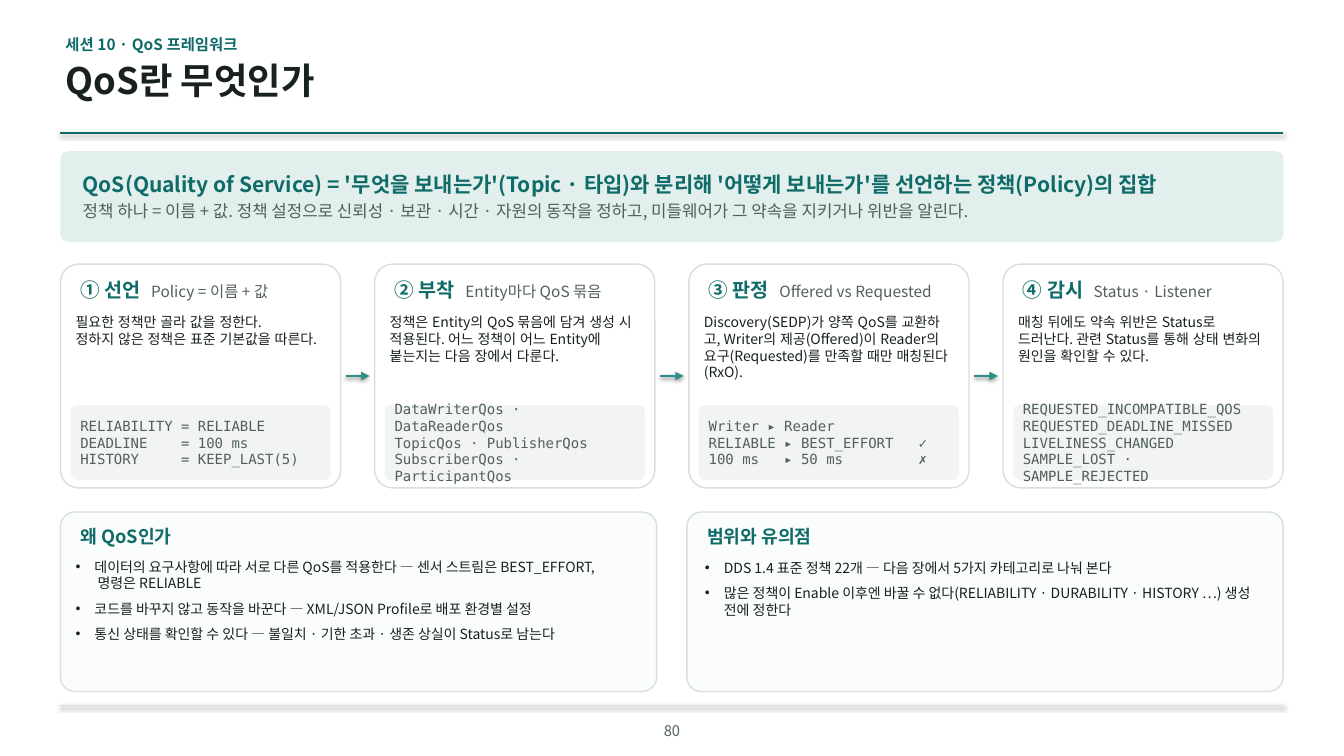
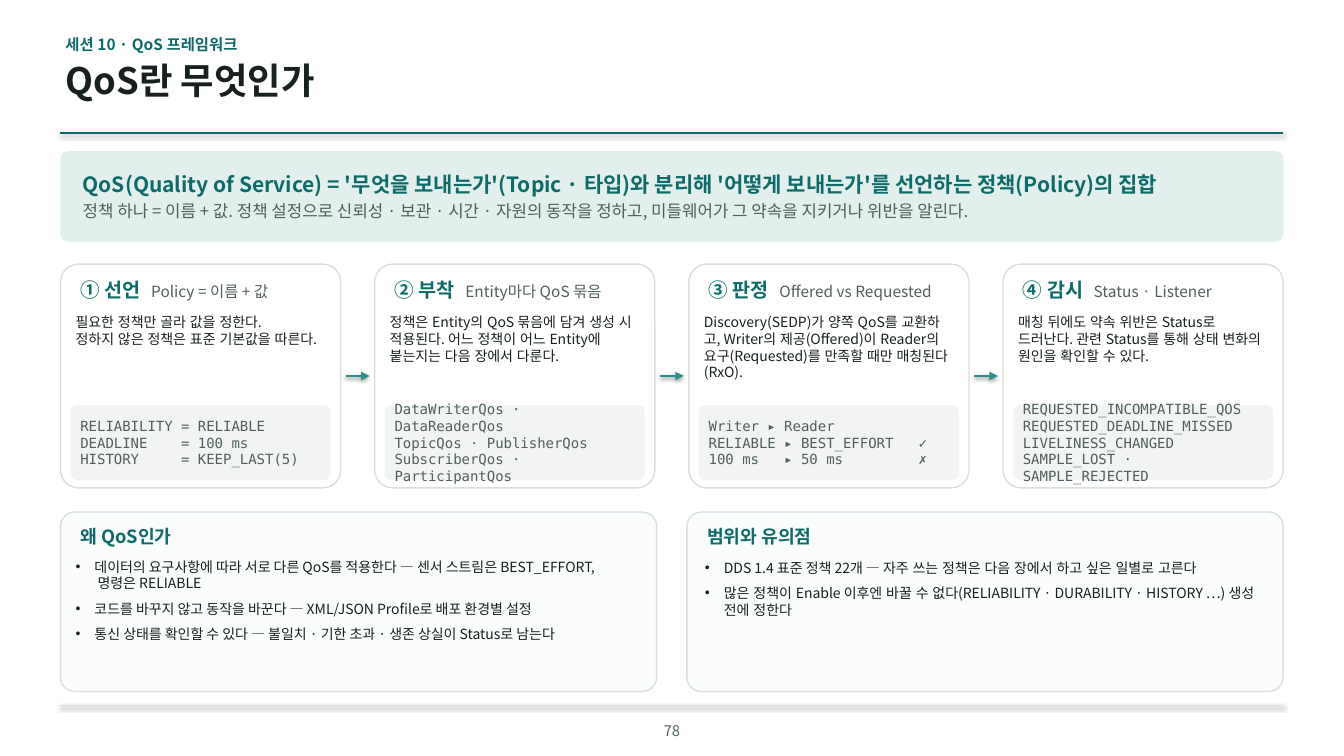
Before and after one commit to IntellectusCorp/int2DDS-lecture, a slide deck: slide 78 of int2dds-lecture-for-beginner.pptx (slide 80 before the commit). Drawn at 1344x756 pixels with LibreOffice and Linux fonts; fonts in the diff are those of the drawing; background and template pictures are left out. Boxes give left, top, right and bottom in pixels: in the first picture for what was removed or moved away, otherwise in the second. Text is boxed around its words. In the diff, an @@ line names an element or a change of style, - is before the commit and + after.

```diff
--- a/int2dds-lecture-for-beginner.pptx
+++ b/int2dds-lecture-for-beginner.pptx
@@ text at [724, 561, 1197, 574]: text changed @@
-• DDS 1.4 표준 정책 22개 — 다음 장에서 5가지 카테고리로 나눠 본다
+• DDS 1.4 표준 정책 22개 — 자주 쓰는 정책은 다음 장에서 하고 싶은 일별로 고른다
@@ page number at [664, 725, 680, 736]: text changed @@
-80
+78
```
Also in this commit, not shown: 24 other slides changed, 1 slide added, 4 slides removed, 1 other file.
